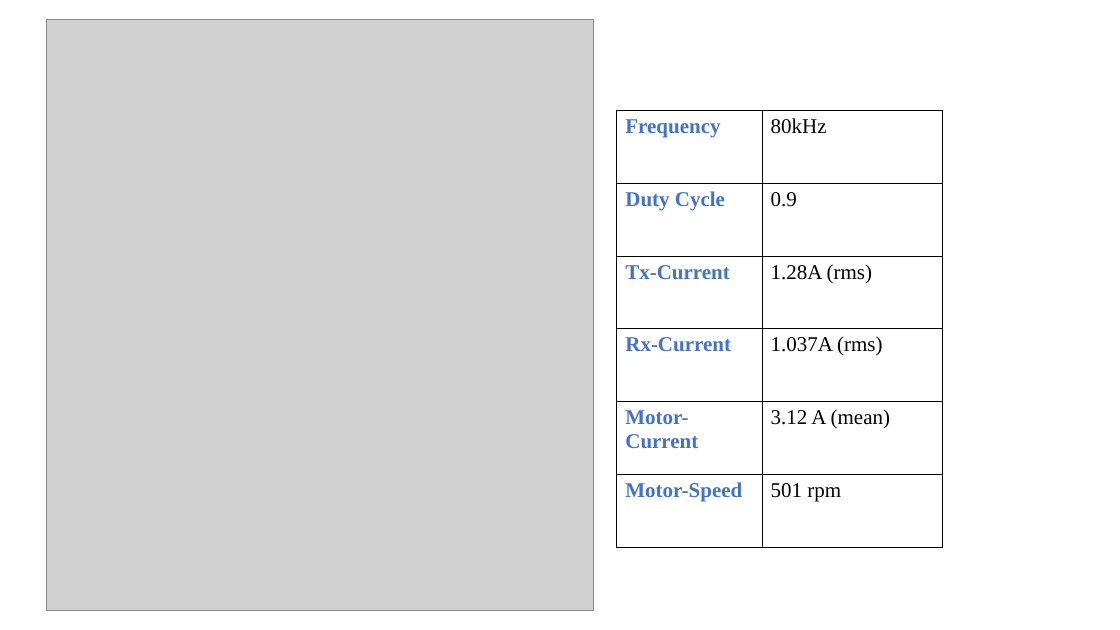
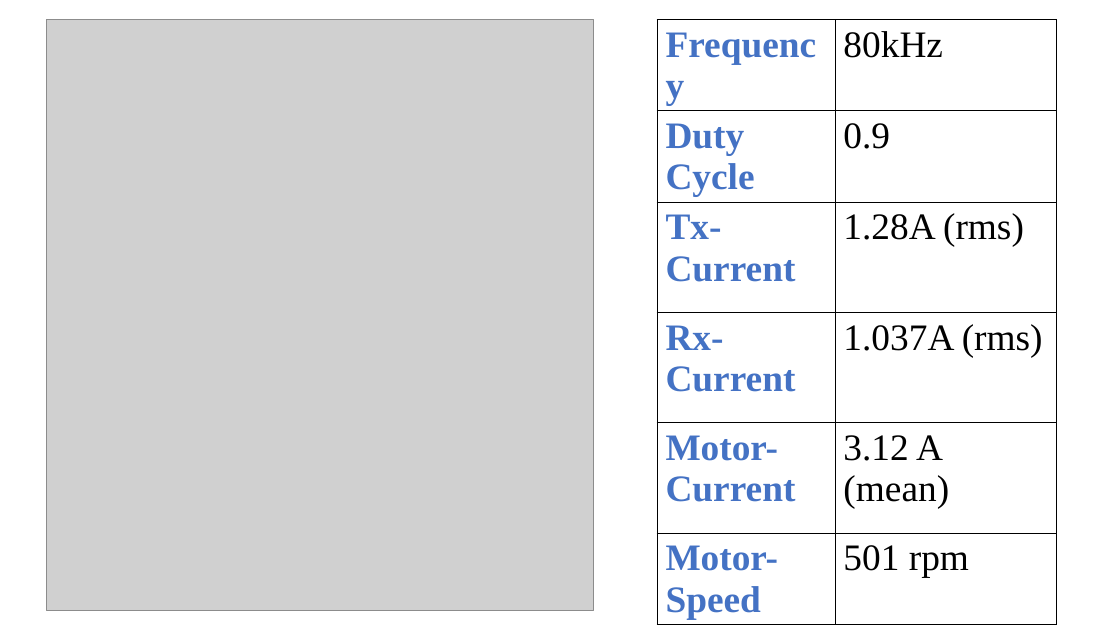
Before and after one commit to EnesAyaz/WPTMotor, a slide deck: slide 6 of Presentation/2021.02.28.pptx (slide 5 before the commit). Drawn at 1120x630 pixels with LibreOffice and Linux fonts; fonts in the diff are those of the drawing; grey boxes stand for pictures. Boxes give left, top, right and bottom in pixels: in the first picture for what was removed or moved away, otherwise in the second. Text is boxed around its words. In the diff, an @@ line names an element or a change of style, - is before the commit and + after.

```diff
--- a/Presentation/2021.02.28.pptx
+++ b/Presentation/2021.02.28.pptx
@@ table at [657,19,1057,630] @@
@@ size 18 to 32 pt @@
@@ table: place and size @@
-table at [618,110,944,548]
+table at [657,19,1057,630]
```
Also in this commit, not shown: 5 other slides changed, 6 slides added, 4 other files.
